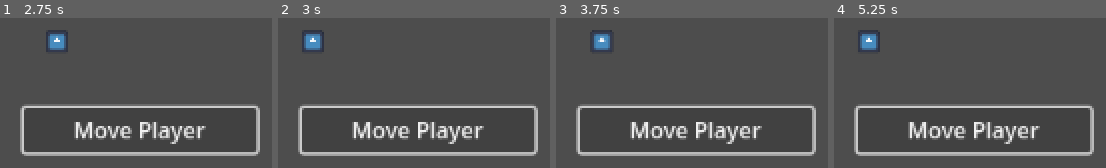
Above: before the commit, frames 1-4 (left to right).
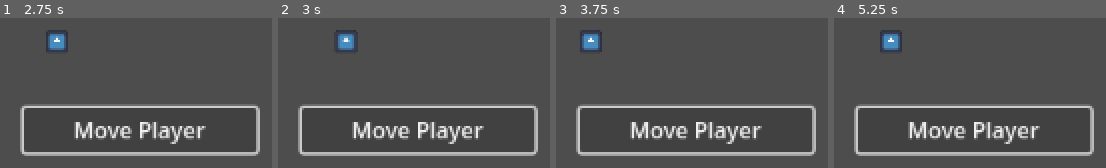
Above: after the commit, the same moments.

Repository: AimLess94/Rugged_Routes
Game: Godot game, scene res://Board.tscn
Same seed, same stepped clock (60 frames per second), same inputs: the game is played once before the commit and once after it. The engine's default icon, where the game draws it, is replaced by a stand-in: a white triangle on a blue panel in a dark square.
Inputs:
- Up to frame 1 (2.75 s): click "Move Player" at 0.5 s; click "Move Player" at 1.25 s; click "Move Player" at 2 s
- Up to frame 2 (3 s): tap Enter at 2.75 s
- Up to frame 3 (3.75 s): tap Space at 3.5 s
- Up to frame 4 (5.25 s): tap Enter at 4.25 s; tap Space at 5 s

Frame 1 is identical in both runs. In frame 2, 1.9% of the frame differs, in the area x 8-30%, y 8-23%; in frame 3, 1.3%; in frame 4, 2.1%, in the area x 8-25%, y 8-23%.

Commit message:
added point to test path

Diff:
--- a/Board.tscn
+++ b/Board.tscn
@@ -5,9 +5,9 @@
 
 [sub_resource type="Curve2D" id="Curve2D_i4ki0"]
 _data = {
-"points": PackedVector2Array(0, 0, 0, 0, 8, 8, 0, 0, 0, 0, 16, 8, 0, 0, 0, 0, 24, 8, 0, 0, 0, 0, 32, 8)
+"points": PackedVector2Array(0, 0, 0, 0, 8, 8, 0, 0, 0, 0, 16, 8, 0, 0, 0, 0, 24, 8, 0, 0, 0, 0, 32, 8, 0, 0, 0, 0, 40, 8)
 }
-point_count = 4
+point_count = 5
 
 [node name="Board" type="Node2D"]
 script = ExtResource("1_rwry1")
